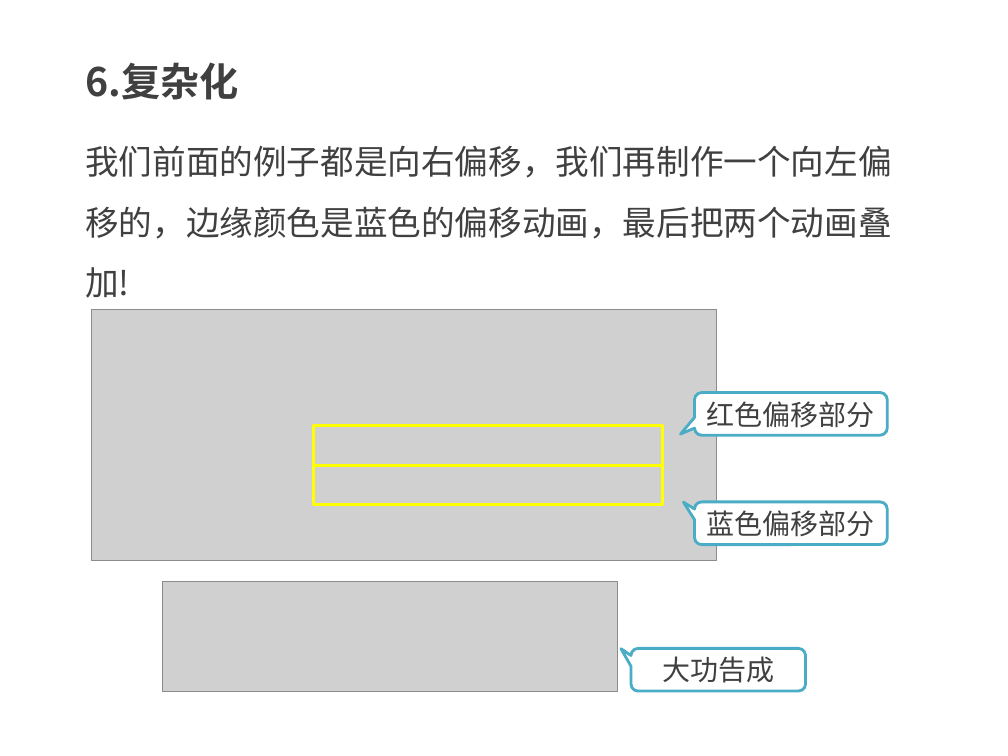
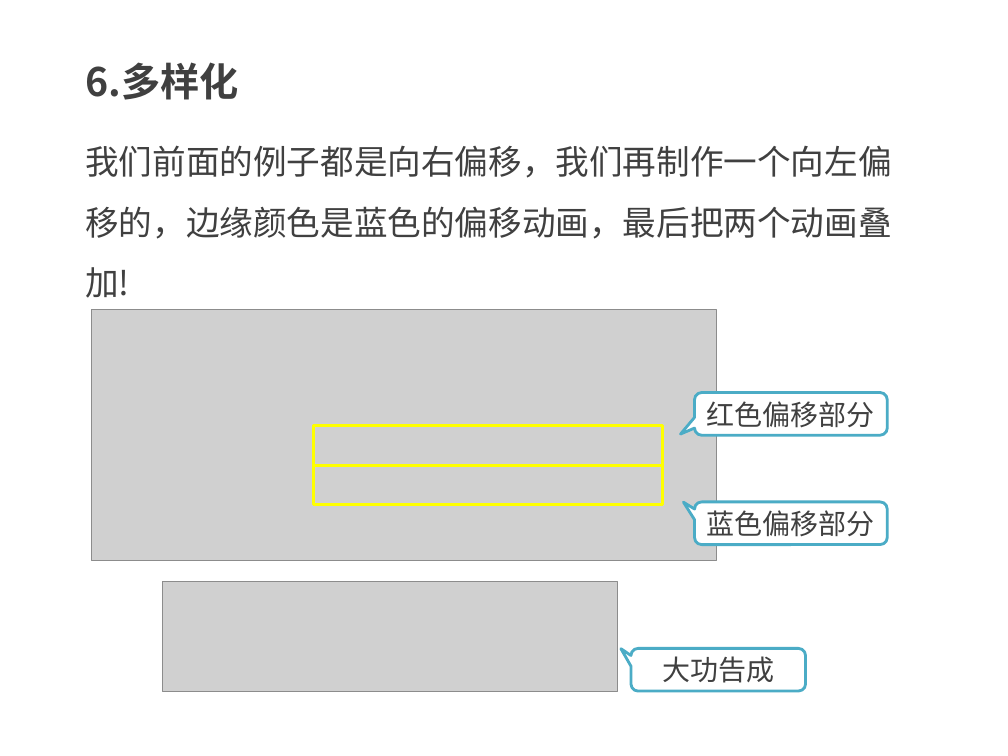
Before and after one commit to kong66/webAni, a slide deck: slide 13 of 17-svg-filter-text-screen/17.pptx. Drawn at 1008x756 pixels with LibreOffice and Linux fonts; fonts in the diff are those of the drawing; grey boxes stand for pictures. Boxes give left, top, right and bottom in pixels: in the first picture for what was removed or moved away, otherwise in the second. Text is boxed around its words. In the diff, an @@ line names an element or a change of style, - is before the commit and + after.

```diff
--- a/17-svg-filter-text-screen/17.pptx
+++ b/17-svg-filter-text-screen/17.pptx
@@ text at (85, 62, 238, 100): text changed @@
-6.复杂化
+6.多样化
```
Also in this commit, not shown: 1 other slide changed, 3 other files.
